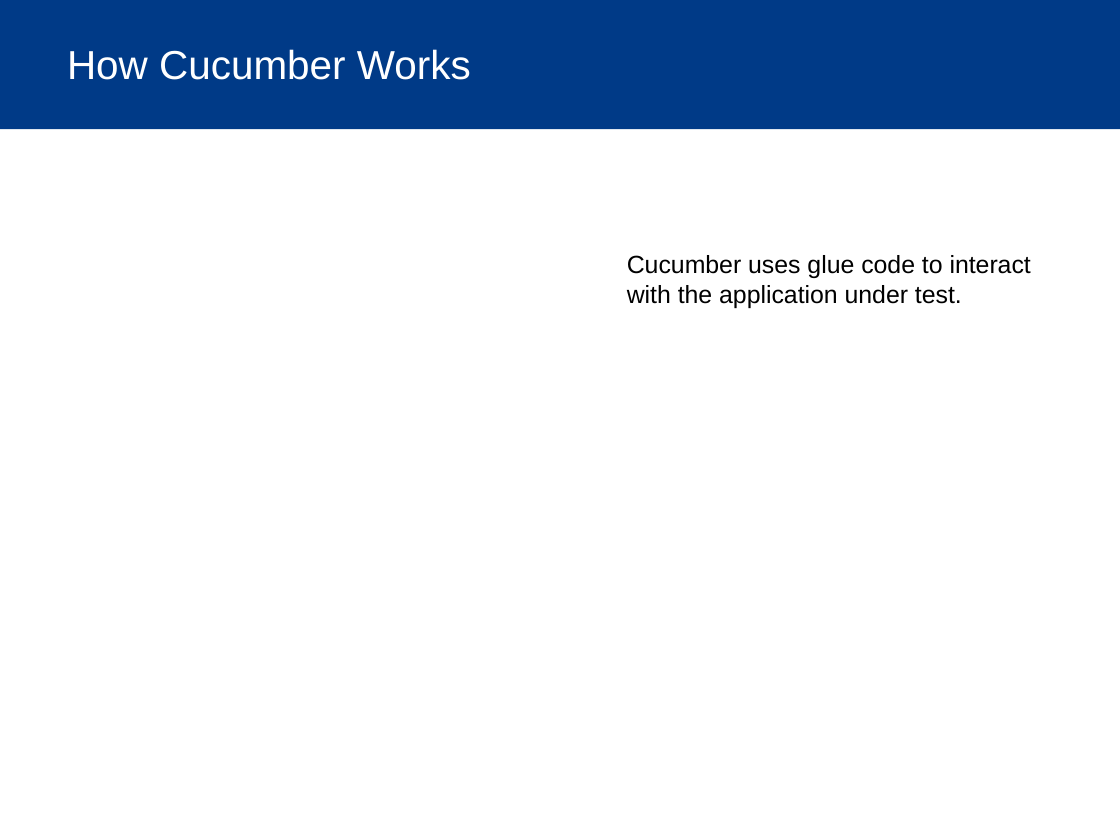
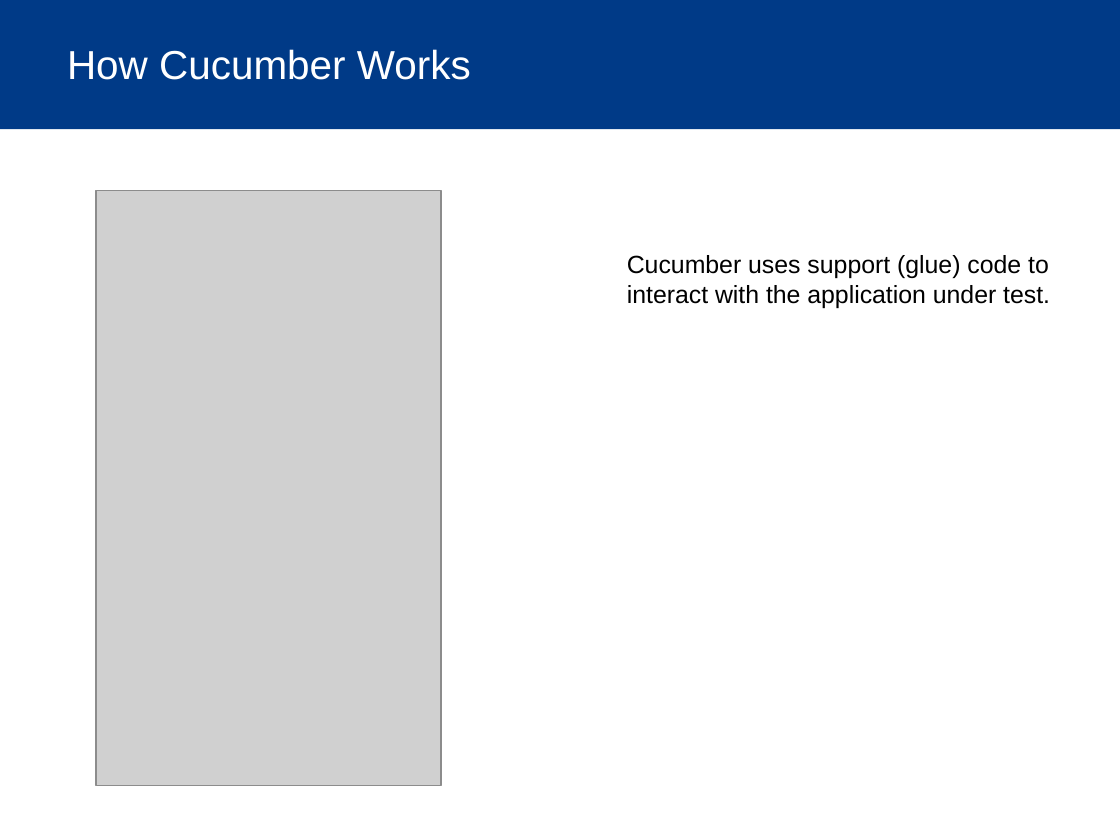
Before and after one commit to bmanley91/cucumber-test, a slide deck: slide 4 of Cucumber.pptx. Drawn at 1120x840 pixels with LibreOffice and Linux fonts; fonts in the diff are those of the drawing; grey boxes stand for pictures; background and template pictures are left out. Boxes give left, top, right and bottom in pixels: in the first picture for what was removed or moved away, otherwise in the second. Text is boxed around its words. In the diff, an @@ line names an element or a change of style, - is before the commit and + after.

Commit message:
Added diagram to powerpoint.

```diff
--- a/Cucumber.pptx
+++ b/Cucumber.pptx
@@ picture added at (96,190,441,785) @@
@@ text at (627,255,1050,308): text changed @@
-Cucumber uses glue code to interact with the application under test.
+Cucumber uses support (glue) code to interact with the application under test.
```
